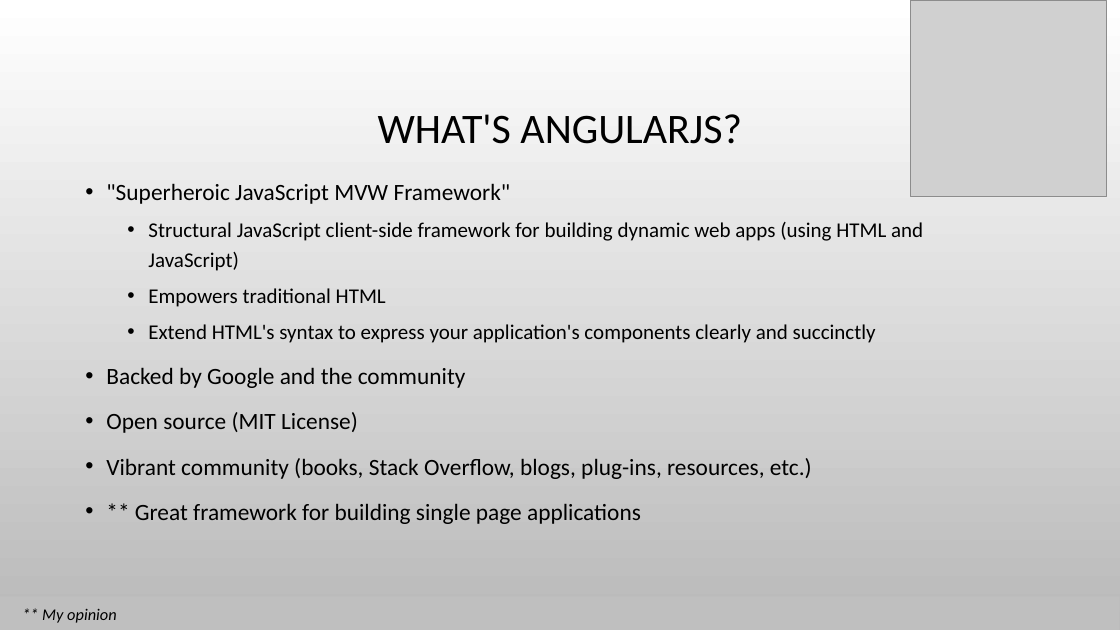
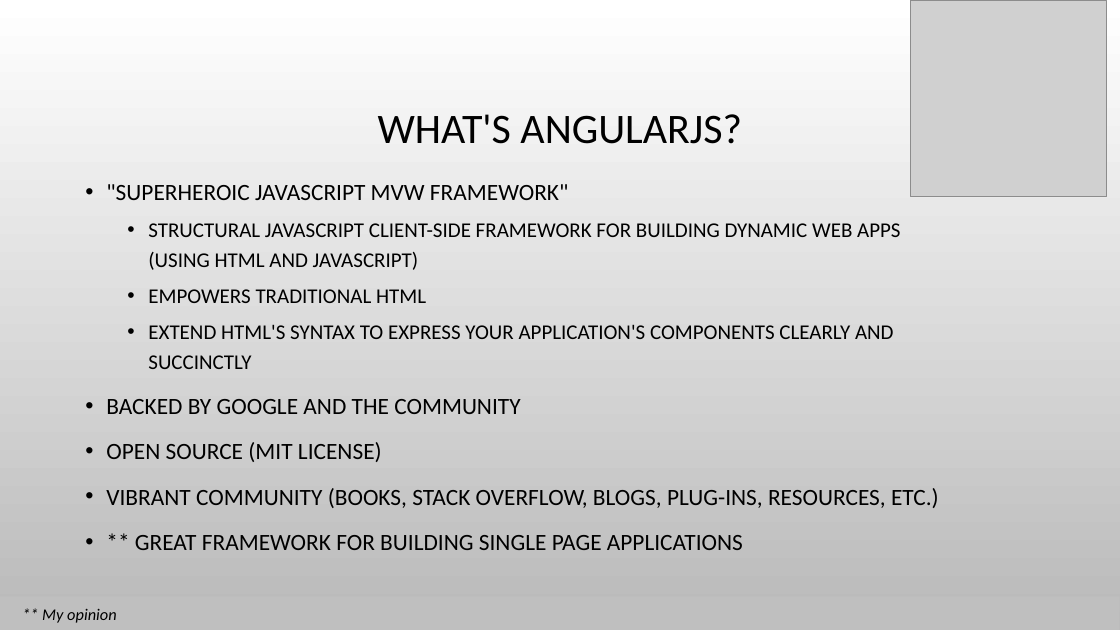
Before and after one commit to spietrek/spsnyc2015, a slide deck: slide 8 of Building SPAs in SharePoint Using AngularJS.pptx. Drawn at 1120x630 pixels with LibreOffice and Linux fonts; fonts in the diff are those of the drawing; grey boxes stand for pictures; background and template pictures are left out. Boxes give left, top, right and bottom in pixels: in the first picture for what was removed or moved away, otherwise in the second. Text is boxed around its words. In the diff, an @@ line names an element or a change of style, - is before the commit and + after.

```diff
--- a/Building SPAs in SharePoint Using AngularJS.pptx
+++ b/Building SPAs in SharePoint Using AngularJS.pptx
@@ text at box(106, 184, 939, 550): text changed @@
-• "Superheroic JavaScript MVW Framework"
-  • Structural JavaScript client-side framework for building dynamic web apps (using HTML and JavaScript)
-  • Empowers traditional HTML
-  • Extend HTML's syntax to express your application's components clearly and succinctly
-• Backed by Google and the community
-• Open source (MIT License)
-• Vibrant community (books, Stack Overflow, blogs, plug-ins, resources, etc.)
-• ** Great framework for building single page applications
+• "SUPERHEROIC JAVASCRIPT MVW FRAMEWORK"
+  • STRUCTURAL JAVASCRIPT CLIENT-SIDE FRAMEWORK FOR BUILDING DYNAMIC WEB APPS (USING HTML AND JAVASCRIPT)
+  • EMPOWERS TRADITIONAL HTML
+  • EXTEND HTML'S SYNTAX TO EXPRESS YOUR APPLICATION'S COMPONENTS CLEARLY AND SUCCINCTLY
+• BACKED BY GOOGLE AND THE COMMUNITY
+• OPEN SOURCE (MIT LICENSE)
+• VIBRANT COMMUNITY (BOOKS, STACK OVERFLOW, BLOGS, PLUG-INS, RESOURCES, ETC.)
+• ** GREAT FRAMEWORK FOR BUILDING SINGLE PAGE APPLICATIONS
```
Also in this commit, not shown: 11 other slides changed.
